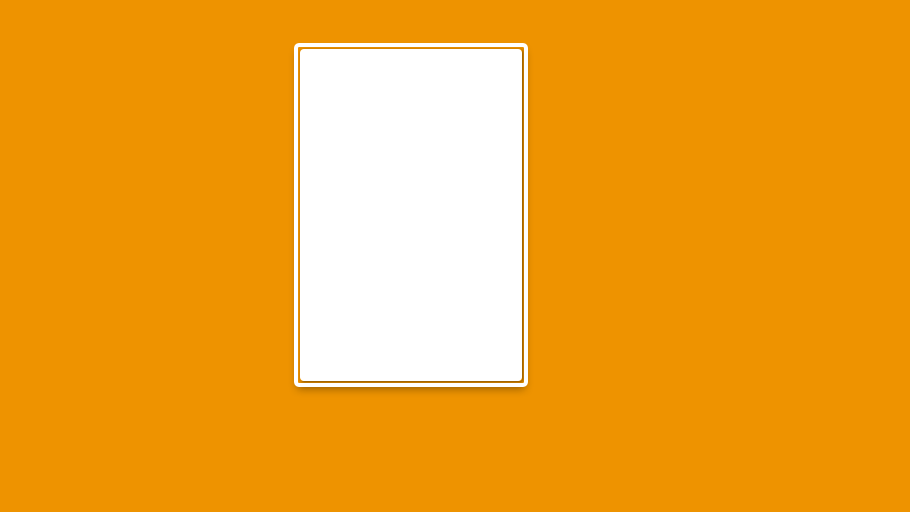
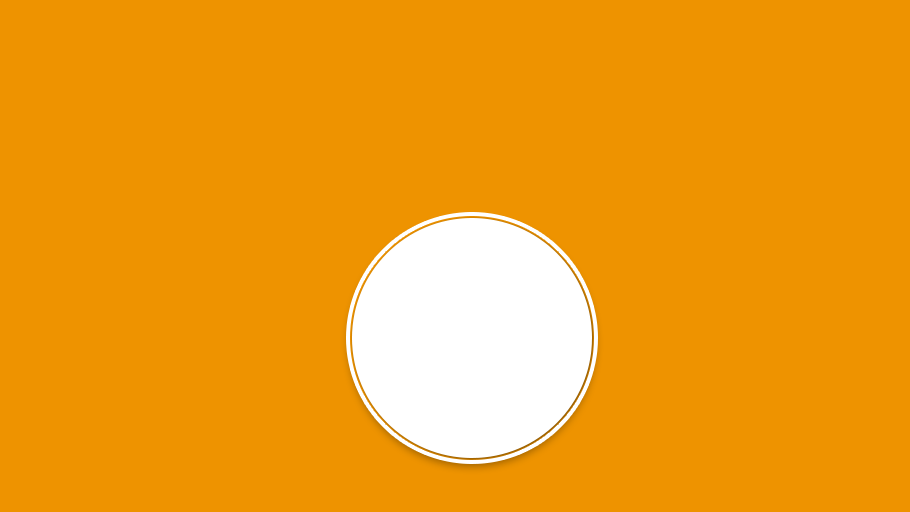
Two versions of the same layered image (910px x 512px). Layer-by-layer changes:
added group "birg circle" with 2 layers above "square" over [349, 215, 595, 461]
added layer "Ellipse 1 Kopie" in group "birg circle" over [349, 215, 595, 461]
added layer "Ellipse 1" in group "birg circle" over [352, 218, 592, 458]
hid group "poster_list" (3 layers) over [297, 46, 525, 384]
